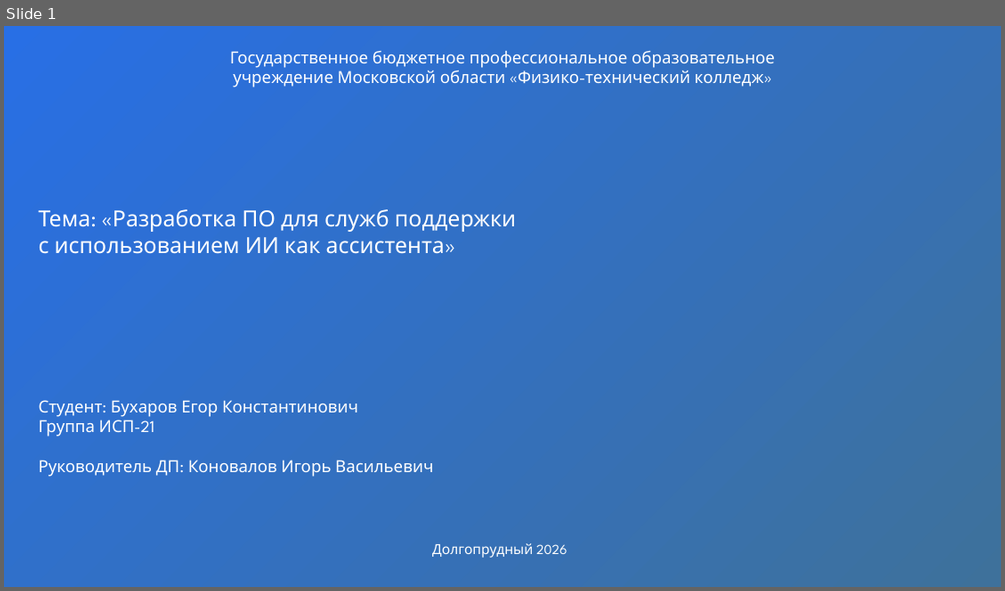
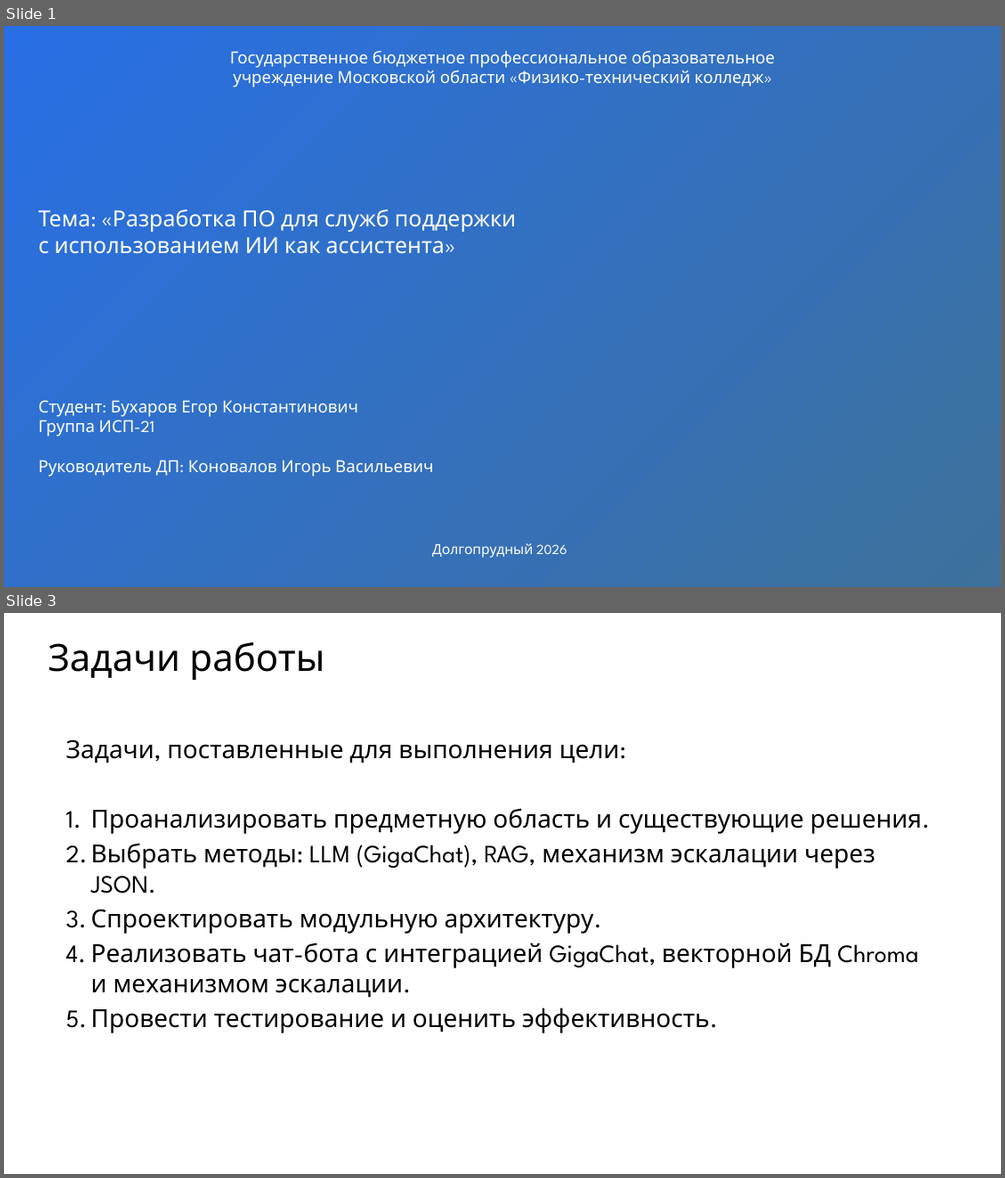
Before and after one commit to Kent4r/VKR, a slide deck: преза.pptx. Shown one above the other, each under a label of ours: slide 1 before the commit, slides 1 and 3 after it; the slides between them are not shown. The pictures are 1005x591 and 1005x1178 pixels, drawn with LibreOffice and Linux fonts; fonts in the diff are those of the drawing; background and template pictures are left out. Boxes give left, top, right and bottom in pixels: in the first picture for what was removed or moved away, otherwise in the second. Text is boxed around its words. In the diff, an @@ line names an element or a change of style, - is before the commit and + after.

```diff
--- a/преза.pptx
+++ b/преза.pptx
@@ slide 3 added at box(4, 613, 1001, 1174), background #FDF6E3 @@
@@ title added at box(48, 642, 324, 680), 54 pt, text #5C6A72 @@
+Задачи работы
@@ text added at box(66, 739, 922, 1033), 36 pt, text #5C6A72 @@
+Задачи, поставленные для выполнения цели:
+1. Проанализировать предметную область и существующие решения.
+2. Выбрать методы: LLM (GigaChat), RAG, механизм эскалации через JSON.
+3. Спроектировать модульную архитектуру.
+4. Реализовать чат-бота с интеграцией GigaChat, векторной БД Chroma и механизмом эскалации.
+5. Провести тестирование и оценить эффективность.
```
Also in this commit, not shown: 4 slides changed, 1 other slide added, 4 other files.
